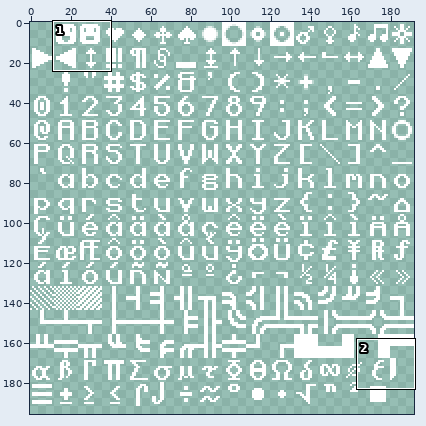
Edited in one commit: sprite sheet (FuRL/Cheepicus_12x12.png). The first picture is a wide view before the edit; the outline marks the close-up.
Close-up. Before the edit:
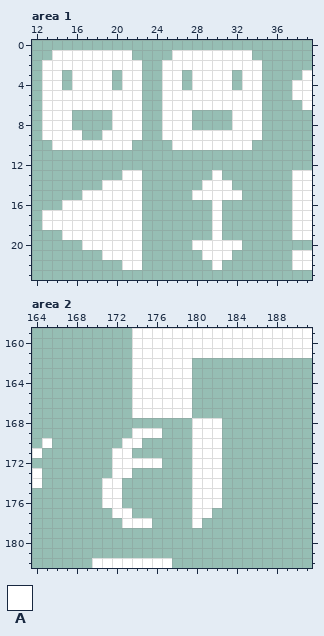
The file is 192x384 pixels. Pixels under 10% opacity are left out. Colours within 5 levels of each other are drawn and written as one. Shown: area 1: x 12..39, y 0..23; area 2: x 164..191, y 159..182. The wide view leaves out empty margins.
Palette (. is transparent): A #ffffff
Pixels before, area 1, first column x 13:
 1 .AAAAAAAA....AAAAAAAA......
 2 AAAAAAAAAA..AAAAAAAAAA.....
 3 AA.AAAA.AA..AA.AAAA.AA....A
 4 AA.AAAA.AA..AA.AAAA.AA...AA
 5 AAAAAAAAAA..AAAAAAAAAA...AA
 6 AAAAAAAAAA..AAAAAAAAAA....A
 7 AAA....AAA..AAA....AAA.....
 8 AAA....AAA..AAA....AAA.....
 9 AAAA..AAAA..AAAAAAAAAA.....
10 .AAAAAAAA....AAAAAAAA......
11 ...........................
12 ...........................
13 ........AA.......A.......AA
14 ......AAAA......AAA......AA
15 ....AAAAAA.....AAAAA.....AA
16 ..AAAAAAAA.......A.......AA
17 AAAAAAAAAA.......A.......AA
18 AAAAAAAAAA.......A.......AA
19 ..AAAAAAAA.......A.......AA
20 ....AAAAAA.....AAAAA.......
21 ......AAAA......AAA......AA
22 ........AA.......A.......AA
Pixels before, area 2, first column x 164:
159 ..........AAAAAAAAAAAAAAAAAA
160 ..........AAAAAAAAAAAAAAAAAA
161 ..........AAAAAAAAAAAAAAAAAA
162 ..........AAAAAA............
163 ..........AAAAAA............
164 ..........AAAAAA............
165 ..........AAAAAA............
166 ..........AAAAAA............
167 ..........AAAAAA............
168 ................AAA.........
169 ..........AAA...AAA.........
170 .A.......AA.....AAA.........
171 A.......AA......AAA.........
172 ........AAAAA...AAA.........
173 A.......AA......AAA.........
174 A......AA.......AAA.........
175 .......AA.......AAA.........
176 .......AA.......AAA.........
177 ........AA......AA..........
178 .........AAA....A...........
179 ............................
180 ............................
181 ............................
182 ......AAAAAAAA..............
The result:
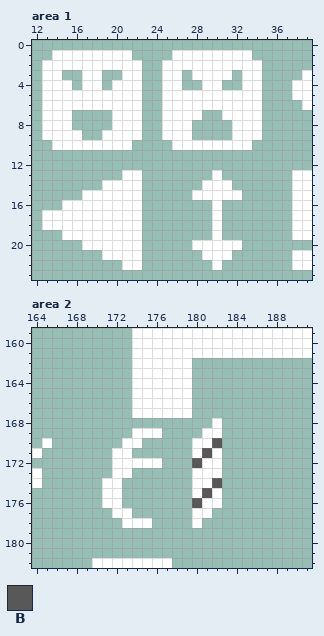
Colours new in this view: B #585858
Edits made:
Changed rows in their new state; - is an unchanged pixel.
Area 1:
first column x 15:
 3 -.--.------------
 4 A.--.A-------.--.
 7 -------------A--A
 9 -------------....
Area 2:
first column x 180:
168 ..-
169 .--
170 --B
171 -B-
172 B--
174 --B
175 -B-
176 B--
